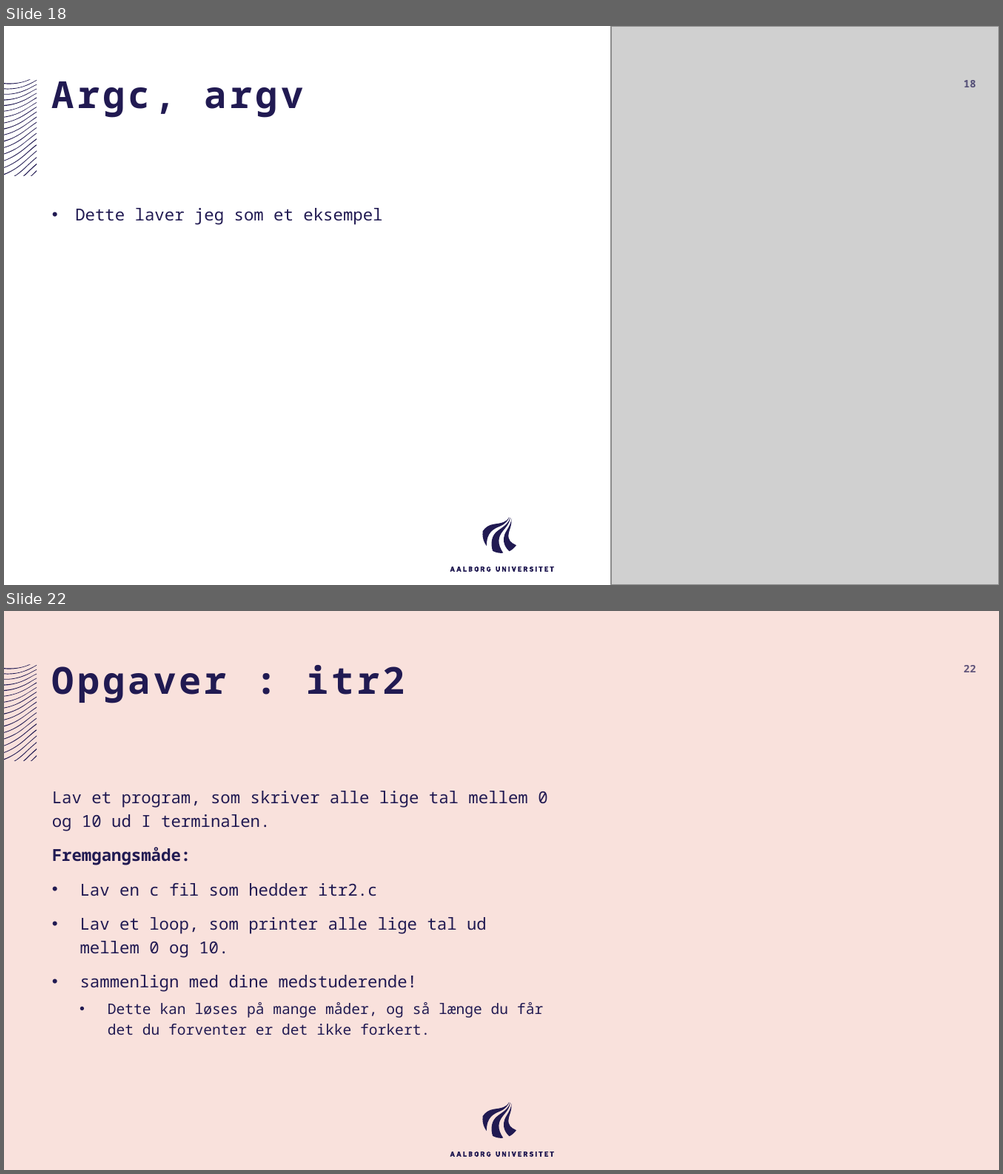
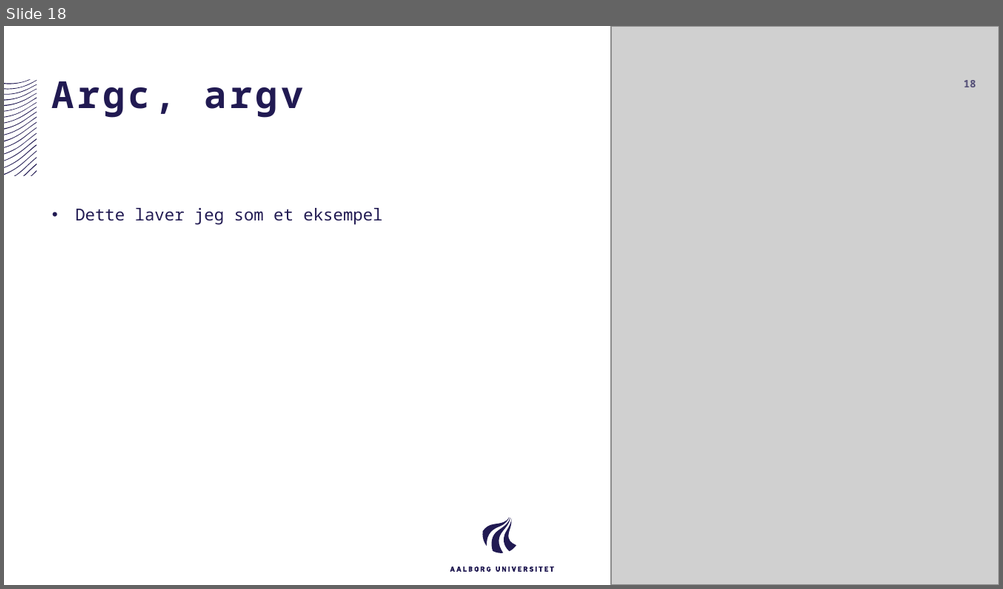
Before and after one commit to AAU-ST1-Programming/iterative_controlstructures, a slide deck: iterative_controlstructures.pptx. Shown one above the other, each under a label of ours: slides 18 and 22 before the commit, slide 18 after it; the slides between them are not shown. The pictures are 1003x1174 and 1003x589 pixels, drawn with LibreOffice and Linux fonts; fonts in the diff are those of the drawing; grey boxes stand for pictures. Boxes give left, top, right and bottom in pixels: in the first picture for what was removed or moved away, otherwise in the second. Text is boxed around its words. In the diff, an @@ line names an element or a change of style, - is before the commit and + after.

```diff
--- a/iterative_controlstructures.pptx
+++ b/iterative_controlstructures.pptx
@@ slide 22 removed at (4, 611, 999, 1170), background #F9E1DC; not listed: 40 template elements that a slide beside it also shows @@
@@ title removed at (52, 665, 404, 703) @@
-Opgaver : itr2
@@ page number removed at (963, 665, 976, 672) @@
-22
@@ text removed at (52, 791, 547, 1035) @@
-Lav et program, som skriver alle lige tal mellem 0 og 10 ud I terminalen.
-Fremgangsmåde:
-• Lav en c fil som hedder itr2.c
-• Lav et loop, som printer alle lige tal ud mellem 0 og 10.
-• sammenlign med dine medstuderende!
-  • Dette kan løses på mange måder, og så længe du får det du forventer er det ikke forkert.
```
Also in this commit, not shown: 18 slides changed, 6 other slides removed, 1 other file.
